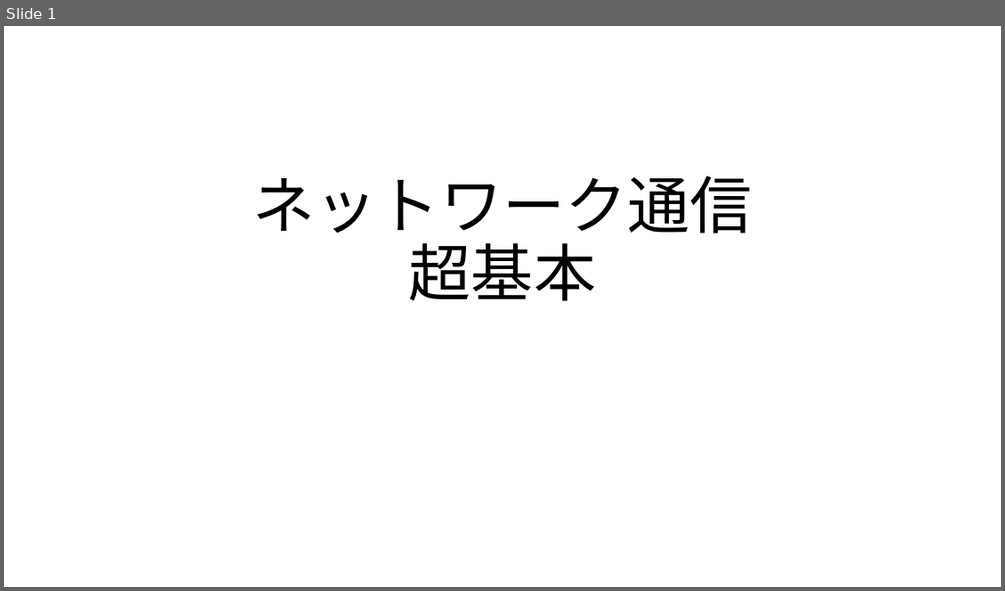
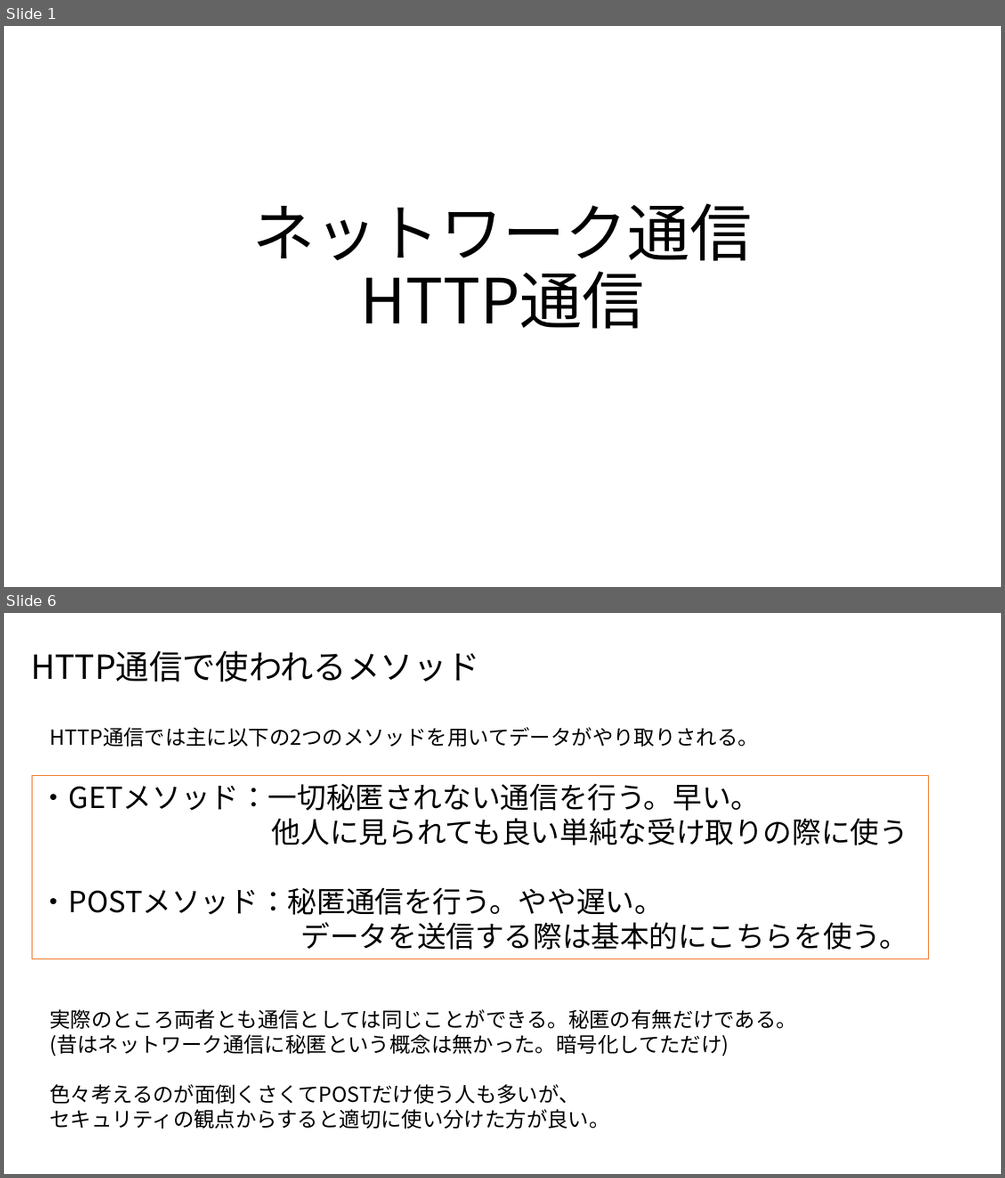
Before and after one commit to MahiroCreative/GameEngineFor2022, a slide deck: 2.SecondSemester/1.ネットワーク通信_Http通信.pptx. Shown one above the other, each under a label of ours: slide 1 before the commit, slides 1 and 6 after it; the slides between them are not shown. The pictures are 1005x591 and 1005x1178 pixels, drawn with LibreOffice and Linux fonts; fonts in the diff are those of the drawing. Boxes give left, top, right and bottom in pixels: in the first picture for what was removed or moved away, otherwise in the second. Text is boxed around its words. In the diff, an @@ line names an element or a change of style, - is before the commit and + after.

```diff
--- a/2.SecondSemester/1.ネットワーク通信_Http通信.pptx
+++ b/2.SecondSemester/1.ネットワーク通信_Http通信.pptx
@@ slide 6 added at (x1=4, y1=613, x2=1001, y2=1174), background #FFFFFF @@
@@ title added at (x1=31, y1=650, x2=480, y2=682), 32 pt, text #000000 @@
+HTTP通信で使われるメソッド
@@ text added at (x1=49, y1=727, x2=759, y2=747), 20 pt, text #000000 @@
+HTTP通信では主に以下の2つのメソッドを用いてデータがやり取りされる。
@@ rectangle added at (x1=32, y1=775, x2=928, y2=959), fill #FFFFFF, outline #ED7D31 1 pt, 28 pt, text #000000 @@
+・GETメソッド：一切秘匿されない通信を行う。早い。
+他人に見られても良い単純な受け取りの際に使う
+・POSTメソッド：秘匿通信を行う。やや遅い。
+データを送信する際は基本的にこちらを使う。
@@ text added at (x1=49, y1=1009, x2=797, y2=1128), 20 pt, text #000000 @@
+実際のところ両者とも通信としては同じことができる。秘匿の有無だけである。
+(昔はネットワーク通信に秘匿という概念は無かった。暗号化してただけ)
+色々考えるのが面倒くさくてPOSTだけ使う人も多いが、
+セキュリティの観点からすると適切に使い分けた方が良い。
@@ slide 1 changed as well @@
@@ title at (x1=253, y1=203, x2=752, y2=329): text changed @@
-ネットワーク通信
-超基本
+ネットワーク通信
+HTTP通信
```
Also in this commit, not shown: 7 other slides added, 18 other files.
